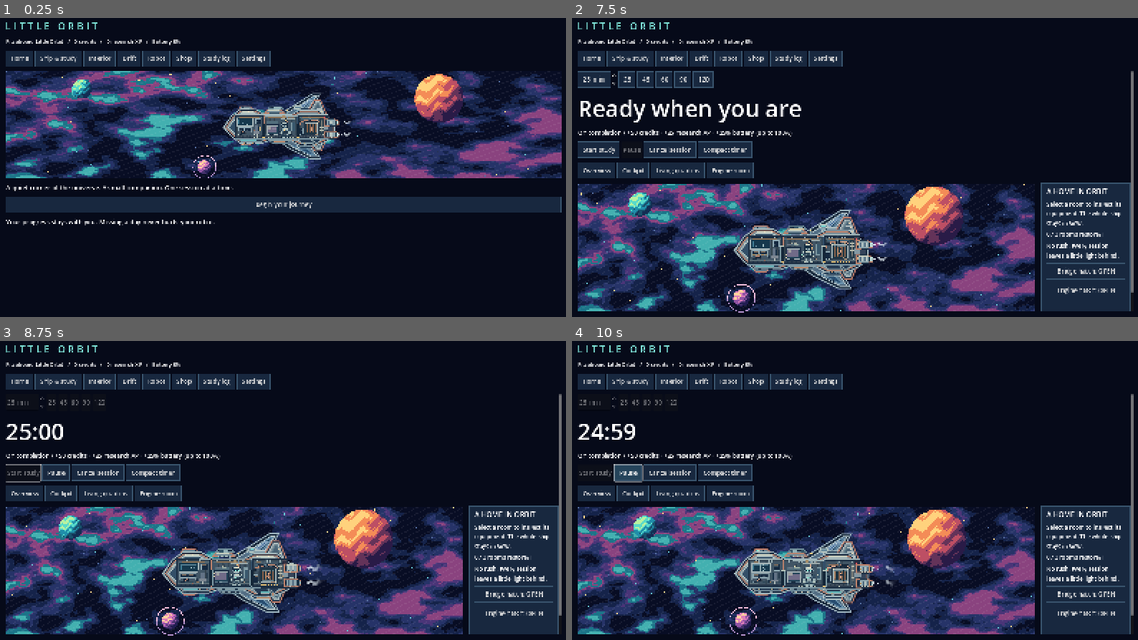
Above: before the commit, frames 1-4 (two rows, left to right).
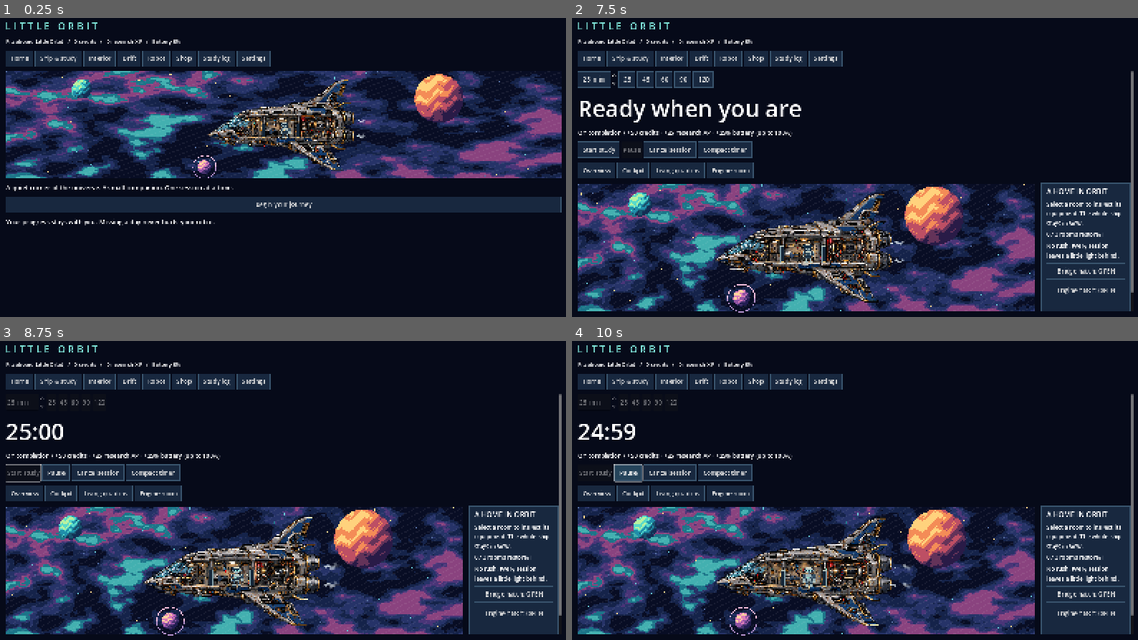
Above: after the commit, the same moments.

Repository: SaladLover2000/Space-game-
Game: Godot game, scene res://scenes/main.tscn
Same seed, same stepped clock (60 frames per second), same inputs: the game is played once before the commit and once after it.
Inputs:
- Up to frame 1 (0.25 s): no input
- Up to frame 2 (7.5 s): click "Begin your journey" at 0.5 s; click "Home" at 1.25 s; click "Begin your journey" at 2 s; click "Ship & study" at 2.75 s; click "Interior" at 3.5 s; click "Drift" at 4.25 s; click "Robot" at 5 s; click "Shop" at 5.75 s; click "Study log" at 6.5 s; click "Make ourselves at home" at 7.25 s
- Up to frame 3 (8.75 s): click "Start study" at 8 s
- Up to frame 4 (10 s): click "Pause" at 8.75 s; click "Resume" at 9.5 s

The runs differ from the first frame. In frame 1, 3.5% of the frame differs, in the area x 36-65%, y 20-52%; in frame 2, 5.1%; in frame 3, 5.2%, in the area x 25-60%, y 58-96%; in frame 4, 5.1%.

Commit message:
Replace flat ship rendering with detailed pixel-art state atlases

Diff:
--- a/assets/interior_art.gd
+++ b/assets/interior_art.gd
@@ -170,7 +170,12 @@
 	for py in [93, 95]:
 		box(231, py, 2, 1, "8c7257")
 	draw_system_detail(owned, time)
-	# Animated bulkhead shutters connect cockpit â†’ quarters â†’ engine.
+	draw_doors(target, doors)
+
+func draw_doors(target: CanvasItem, doors: Dictionary) -> void:
+	canvas = target
+	theme_palette = {}
+	# Real animated shutters overlay the calibrated sprite passages.
 	for id in doors:
 		var x: int = 91 if id == "bridge" else 168
 		var openness: float = doors[id]
--- /dev/null
+++ b/assets/pixel_ship_art.gd
@@ -0,0 +1,52 @@
+extends RefCounted
+## Original generated raster sprites calibrated to the existing gameplay coordinates.
+const RESTORED = preload("res://assets/art/ship-cutaway-restored-v1.png")
+const DAMAGED = preload("res://assets/art/ship-cutaway-damaged-v1.png")
+const EXTERIOR = preload("res://assets/art/ship-exterior-v1.png")
+const SPRITE_RECT = Rect2(-33, -39, 333, 228)
+const SOURCE_SIZE = Vector2(1536, 1024)
+const ROOM_SOURCES = {
+	"cockpit": Rect2(0, 420, 590, 220),
+	"quarters": Rect2(590, 420, 355, 220),
+	"engine": Rect2(945, 420, 390, 220)
+}
+
+func source_to_world(source: Rect2) -> Rect2:
+	var ratio := SPRITE_RECT.size / SOURCE_SIZE
+	return Rect2(SPRITE_RECT.position + source.position * ratio, source.size * ratio)
+
+func texture_for_room(id: String, owned: Array) -> Texture2D:
+	return RESTORED if id in owned else DAMAGED
+
+func draw(canvas: CanvasItem, owned: Array, exterior: bool, equipment: Dictionary, time: float, condition: float) -> void:
+	if exterior:
+		canvas.draw_texture_rect(EXTERIOR, SPRITE_RECT, false)
+		return
+	var status := system_status(owned, time)
+	var fully_restored: bool = not status.engine_broken and not status.bridge_broken and not status.quarters_broken
+	canvas.draw_texture_rect(RESTORED if fully_restored else DAMAGED, SPRITE_RECT, false)
+	var theme: String = equipment.get("interior", "interior_stock")
+	var tint := Color.WHITE
+	if theme == "interior_habitat":
+		tint = Color(1.0, 0.88, 0.72)
+	elif theme == "interior_lab":
+		tint = Color(0.72, 0.94, 1.0)
+	for id in ROOM_SOURCES:
+		var region: Rect2 = ROOM_SOURCES[id]
+		canvas.draw_texture_rect_region(texture_for_room(id, owned), source_to_world(region), region, tint)
+	if status.engine_broken:
+		draw_fault_effects(canvas, time, condition)
+
+func draw_fault_effects(canvas: CanvasItem, time: float, condition: float) -> void:
+	# Animated light exactly over the bitmap's red fault lamp, not a baked animation.
+	var lit: bool = system_status([], time).warning_on
+	canvas.draw_rect(Rect2(182.8, 61.5, 2.4, 3.5), Color("ff5d66" if lit else "4e2530"))
+	if lit:
+		canvas.draw_circle(Vector2(184,63), 3.0, Color(1,0.15,0.20,0.10))
+	for i in range(5):
+		var age := fposmod(time * 0.65 + i * 0.21, 1.0)
+		var alpha := (1.0-age) * (0.30 if condition < 50 else 0.15)
+		canvas.draw_circle(Vector2(240 + sin(age*4+i)*2, 83-age*12), 0.7+age*1.8, Color(0.75,0.87,0.92,alpha))
+
+func system_status(owned: Array, time: float) -> Dictionary:
+	return {"engine_broken": "engine" not in owned, "bridge_broken": "cockpit" not in owned, "quarters_broken": "quarters" not in owned, "warning_on": fposmod(time, 1.2) < 0.6}
--- a/assets/ship_components.gd
+++ b/assets/ship_components.gd
@@ -11,7 +11,7 @@
 		vertices.append(Vector2(p[0], p[1]))
 	canvas.draw_colored_polygon(vertices, Color(color))
 
-func draw(target: CanvasItem, equipment: Dictionary, cutaway: bool) -> void:
+func draw(target: CanvasItem, equipment: Dictionary, cutaway: bool, detailed: bool = false) -> void:
 	canvas = target
 	var paint: String = equipment.get("paint", "paint_stock")
 	if paint != "paint_stock":
@@ -21,7 +21,7 @@
 			box(x, 46 if x == 44 else 54 if x == 107 else 48, 27, 2, accent)
 		box(44, 110, 33, 2, panel)
 		box(181, 115, 25, 2, accent)
-		if not cutaway:
+		if not cutaway and not detailed:
 			polygon([[105,62],[148,62],[153,68],[153,81],[105,81]], panel)
 			box(110, 68, 12, 9, "183247")
 			box(132, 68, 12, 9, "183247")
@@ -43,7 +43,7 @@
 			box(x, 46, 7, 4, "d6dacb")
 			box(x, 113, 7, 4, "c6d2c6")
 		box(104, 53, 48, 3, "a8dcce")
-		if not cutaway:
+		if not cutaway and not detailed:
 			for y in [61, 96]:
 				box(181, y, 28, 4, "d6dacb")
 	var wings: String = equipment.get("wings", "wings_stock")
@@ -76,14 +76,14 @@
 		for x in [47, 64, 108, 128, 146, 182, 202, 218]:
 			box(x, 109 if x < 90 else 107 if x < 170 else 115, 5, 2, color)
 	var engine: String = equipment.get("engine", "engine_stock")
-	for y in [62, 89]:
+	for y in ([58, 92] if detailed else [62, 89]):
 		if engine == "engine_hauler":
-			box(233, y - 2, 25, 3, "c3b294")
-			box(233, y + 14, 25, 3, "8fa4ad")
-			for x in range(235, 257, 5):
+			box(270, y - 2, 25, 3, "c3b294")
+			box(270, y + 14, 25, 3, "8fa4ad")
+			for x in range(272, 294, 5):
 				box(x, y - 3, 2, 5, "657f8f")
 		if engine == "engine_ion":
-			box(239, y - 3, 21, 4, "334a70")
-			box(240, y - 2, 18, 1, "79e7e5")
-			box(239, y + 14, 21, 3, "445c84")
-			box(259, y + 4, 4, 7, "c7fff0")
+			box(276, y - 3, 21, 4, "334a70")
+			box(277, y - 2, 18, 1, "79e7e5")
+			box(276, y + 14, 21, 3, "445c84")
+			box(296, y + 4, 4, 7, "c7fff0")
--- a/assets/ship_view.gd
+++ b/assets/ship_view.gd
@@ -22,6 +22,8 @@
 var hovered_object: int = -1
 var door_open: Dictionary = {"bridge": true, "engine": true}
 var door_progress: Dictionary = {"bridge": 1.0, "engine": 1.0}
+const PixelShipArt = preload("res://assets/pixel_ship_art.gd")
+var pixel_ship_art := PixelShipArt.new()
 const HullArt = preload("res://assets/hull_art.gd")
 const RobotArt = preload("res://assets/robot_art.gd")
 var hull_art := HullArt.new()
@@ -44,7 +46,7 @@
 	return preview_equipped if not preview_equipped.is_empty() else Game.state.equipped
 
 func part_regions() -> Dictionary:
-	return {"engine":[Rect2(232,60,33,47)], "wings":[Rect2(192,16,46,25), Rect2(1 …(215 unchanged characters)…
+	return {"engine":[Rect2(232,60,33,47), Rect2(268,50,32,65)], "wings":[Rect2(192,16,46,25), Rect2(1 …(215 unchanged characters)…
 
 func part_at(local_position: Vector2) -> String:
 	if not Rect2(Vector2.ZERO, size).has_point(local_position):
@@ -60,6 +62,7 @@
 	custom_minimum_size = Vector2(560, 300)
 	size_flags_horizontal = Control.SIZE_EXPAND_FILL
 	clip_contents = true
+	texture_filter = CanvasItem.TEXTURE_FILTER_NEAREST
 	rooms = JSON.parse_string(FileAccess.get_file_as_string("res://data/rooms.json"))
 	backdrop = SpaceBackdrop.new()
 	interior_art = InteriorArt.new()
@@ -96,7 +99,7 @@
 
 func smoke_particle(index: int, time: float, nozzle: int = 0) -> Dictionary:
 	var age := fposmod(time + index * 0.37, 4.0)
-	return {"position": Vector2(262 + age * 10, (69 if nozzle == 0 else 96) + sin(age * 1.7 + index) * age), "radius": 1 + floorf(age * 0.8), "alpha": (1.0 - age / 4.0) * 0.85}
+	return {"position": Vector2(294 + age * 10, (66 if nozzle == 0 else 100) + sin(age * 1.7 + index) * age), "radius": 1 + floorf(age * 0.8), "alpha": (1.0 - age / 4.0) * 0.85}
 
 func room_at(local_position: Vector2) -> String:
 	if not Rect2(Vector2.ZERO, size).has_point(local_position):
@@ -254,8 +257,8 @@
 		draw_exterior()
 	else:
 		draw_interior()
-	hull_art.draw_engines(self, Game.state.engine_condition >= 25, clock)
-	components.draw(self, equipment(), not exterior)
+	# Engine nozzles are included in the calibrated raster artwork.
+	components.draw(self, equipment(), not exterior, true)
 	draw_smoke()
 	if workshop_mode:
 		var slot := hovered_slot if not hovered_slot.is_empty() else selected_slot
@@ -275,9 +278,9 @@
 			draw_rect(Rect2(p - Vector2(r - 1, r), Vector2(r * 2 - 1, r * 2 + 1)), color)
 
 func draw_exterior() -> void:
-	hull_art.draw(self, Game.visual_repairs(), false)
+	pixel_ship_art.draw(self, Game.state.owned, true, equipment(), clock, Game.state.engine_condition)
 func draw_interior() -> void:
-	hull_art.draw(self, Game.visual_repairs(), true)
-	interior_art.draw(self, rooms, Game.visual_repairs(), clock, door_progress, equipment().get("interior", "interior_stock"))
+	pixel_ship_art.draw(self, Game.state.owned, false, equipment(), clock, Game.state.engine_condition)
+	interior_art.draw_doors(self, door_progress)
 	draw_interior_selection()
 	robot_art.draw(self, robot_position, clock, expression(), robot_walking, equipment())
--- /dev/null
+++ b/docs/pixel-art-check-results.json
@@ -0,0 +1,76 @@
+{
+  "passed": true,
+  "assertions": 208,
+  "suites": [
+    {
+      "suite": "import",
+      "passed": true,
+      "exit_code": 0,
+      "assertions": 0,
+      "script_errors": []
+    },
+    {
+      "suite": "test_game",
+      "passed": true,
+      "exit_code": 0,
+      "assertions": 25,
+      "script_errors": []
+    },
+    {
+      "suite": "test_ui",
+      "passed": true,
+      "exit_code": 0,
+      "assertions": 10,
+      "script_errors": []
+    },
+    {
+      "suite": "test_rooms",
+      "passed": true,
+      "exit_code": 0,
+      "assertions": 35,
+      "script_errors": []
+    },
+    {
+      "suite": "test_interior",
+      "passed": true,
+      "exit_code": 0,
+      "assertions": 16,
+      "script_errors": []
+    },
+    {
+      "suite": "test_drift",
+      "passed": true,
+      "exit_code": 0,
+      "assertions": 13,
+      "script_errors": []
+    },
+    {
+      "suite": "test_usability",
+      "passed": true,
+      "exit_code": 0,
+      "assertions": 30,
+      "script_errors": []
+    },
+    {
+      "suite": "test_workshop",
+      "passed": true,
+      "exit_code": 0,
+      "assertions": 38,
+      "script_errors": []
+    },
+    {
+      "suite": "test_robot_store",
+      "passed": true,
+      "exit_code": 0,
+      "assertions": 28,
+      "script_errors": []
+    },
+    {
+      "suite": "test_pixel_art",
+      "passed": true,
+      "exit_code": 0,
+      "assertions": 13,
+      "script_errors": []
+    }
+  ]
+}
--- /dev/null
+++ b/tests/test_pixel_art.gd
@@ -0,0 +1,35 @@
+extends SceneTree
+var failures: int = 0
+
+func check(condition: bool, description: String) -> void:
+	if condition:
+		print("PASS: ", description)
+	else:
+		failures += 1
+		push_error(description)
+
+func _initialize() -> void:
+	call_deferred("run")
+
+func run() -> void:
+	var art := preload("res://assets/pixel_ship_art.gd").new()
+	for texture in [art.RESTORED, art.DAMAGED, art.EXTERIOR]:
+		var image: Image = texture.get_image()
+		check(image.get_size() == Vector2i(1536,1024), "sprite state has the calibrated 1536x1024 atlas size")
+		check(image.get_pixel(0,0).a < 0.01 and image.get_pixel(768,500).a > 0.8, "sprite has transparent empty space and visible cabin material")
+	check(art.texture_for_room("engine",[]) == art.DAMAGED, "unrepaired reactor uses the damaged raster state")
+	check(art.texture_for_room("engine",["engine"]) == art.RESTORED and art.texture_for_room("cockpit",["engine"]) == art.DAMAGED, "repair switches only the purchased room to restored artwork")
+	var restored: Image = art.RESTORED.get_image()
+	var damaged: Image = art.DAMAGED.get_image()
+	check(restored.get_pixel(1120,520) != damaged.get_pixel(1120,520), "reactor artwork differs between damaged and restored states")
+	var floor_point: Rect2 = art.source_to_world(Rect2(590,638,1,1))
+	check(absf(floor_point.position.y - 103.0) < 1.0, "raster deck aligns with the companion feet baseline")
+	check(absf(floor_point.position.x - 95.0) < 1.0 and absf(art.source_to_world(Rect2(945,638,1,1)).position.x - 172.0) < 1.0, "raster room divisions align with both real blocking hatches")
+	var view: Control = load("res://assets/ship_view.gd").new()
+	root.add_child(view)
+	check(view.camera.encloses(art.SPRITE_RECT), "default fitted camera contains the full sprite and both wings")
+	check(view.smoke_particle(0,0,0).position == Vector2(294,66) and view.smoke_particle(0,0,1).position == Vector2(294,100), "white exhaust originates at the new aft nozzle positions")
+	view.queue_free()
+	await process_frame
+	print("PIXEL ART RESULT: ", failures, " failures; atlas and state checks do not replace a rendered game review")
+	quit(0 if failures == 0 else 1)
--- a/tests/test_robot_store.gd
+++ b/tests/test_robot_store.gd
@@ -75,7 +75,7 @@
 	check(is_equal_approx(view.zoom_level, 0.65), "zoom-out clamps to a usable minimum")
 	view.reset_zoom()
 	check(view.camera == initial_camera, "Fit ship restores the wide default camera")
-	var art := preload("res://assets/interior_art.gd").new()
+	var art := preload("res://assets/pixel_ship_art.gd").new()
 	check(art.system_status([],0.1).engine_broken and art.system_status([],0.1).warning_on and not art.system_status([],0.8).warning_on, "broken engine warning alternates between on and off")
 	check(not art.system_status(["engine","cockpit","quarters"],0.1).engine_broken and not art.system_status(["engine","cockpit","quarters"],0.1).bridge_broken, "restored rooms disable their broken fittings")
 	scene.show_page("ship")
Binary file added: assets/art/ship-cutaway-damaged-v1.png
Binary file added: assets/art/ship-cutaway-restored-v1.png
Binary file added: assets/art/ship-exterior-v1.png
Not shown, added: docs/art-prompts/damaged-pixel-art-prompt.txt
Not shown, added: docs/art-prompts/exterior-pixel-art-prompt.txt
Not shown, added: docs/art-prompts/restored-pixel-art-prompt.txt
Not shown, changed: README.md
Not shown, added: docs/PIXEL-ART-ASSETS.md
Not shown, changed: docs/PROTOTYPE.md
Not shown, changed: docs/VALIDATION.md
Not shown, changed: tests/run_checks.py
